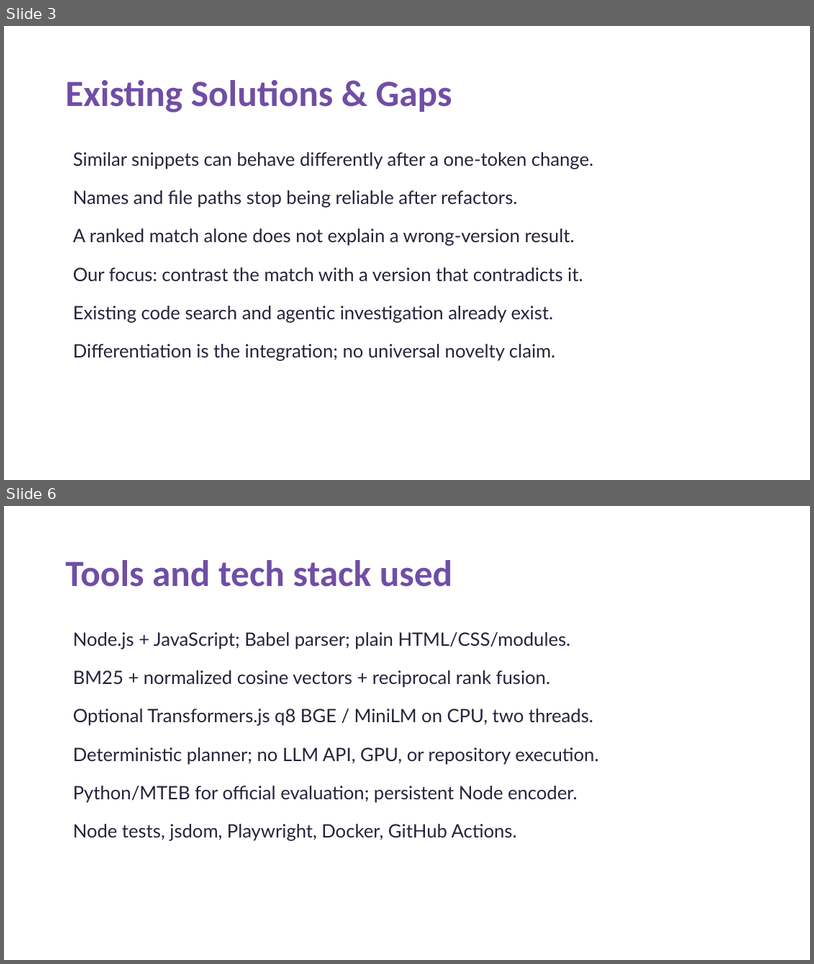
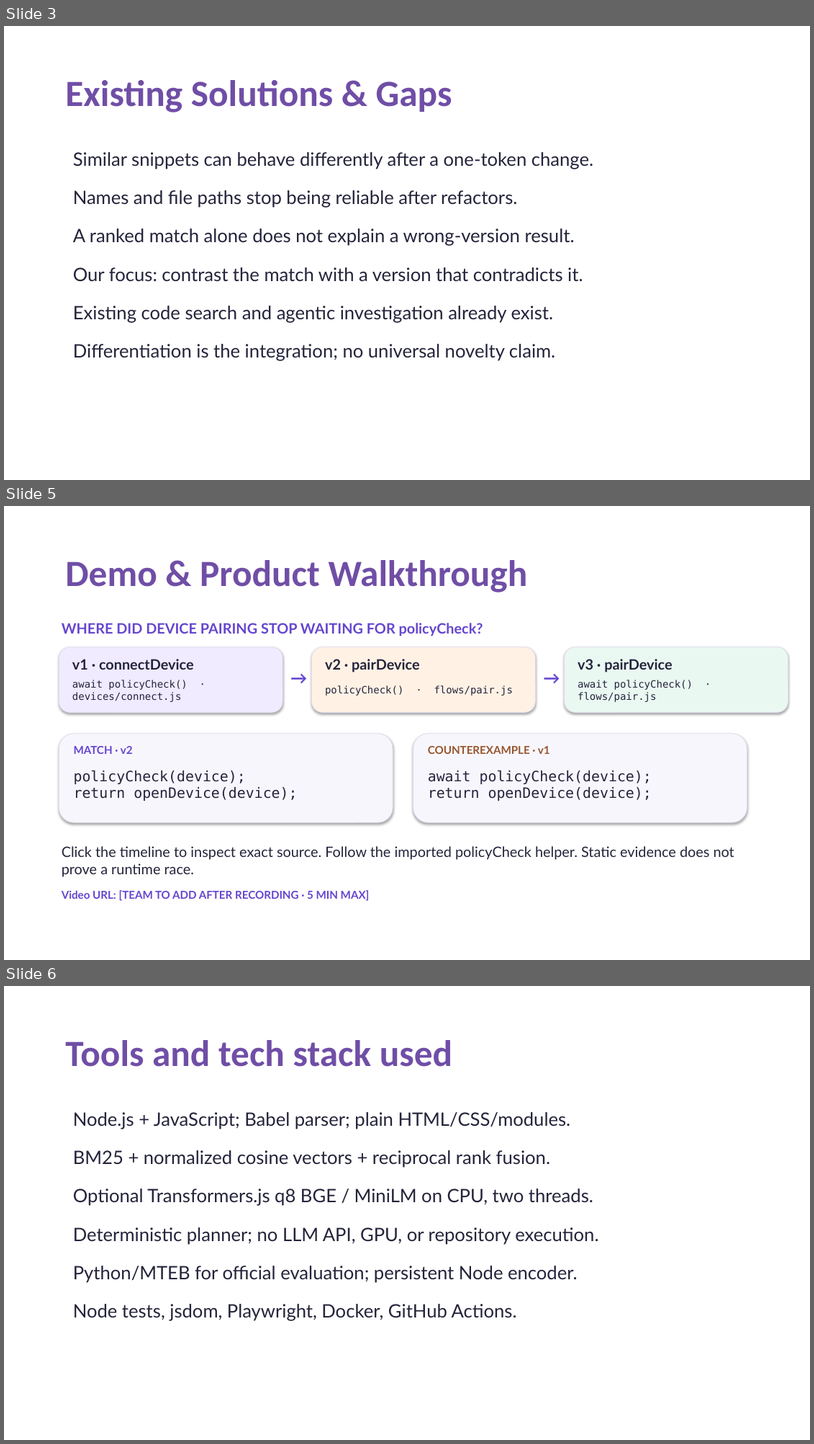
Before and after one commit to AdvayV/AgenticIntelligence, a slide deck: docs/CodeStrata-Submission-Draft.pptx. Shown one above the other, each under a label of ours: slides 3 and 6 before the commit, slides 3, 5 and 6 after it; the slides between them are not shown. The pictures are 814x964 and 814x1444 pixels, drawn with LibreOffice and Linux fonts; fonts in the diff are those of the drawing. Boxes give left, top, right and bottom in pixels: in the first picture for what was removed or moved away, otherwise in the second. Text is boxed around its words. In the diff, an @@ line names an element or a change of style, - is before the commit and + after.

Commit message:
Prepare VIT team submission and test code-trained CPU retrieval

```diff
--- a/docs/CodeStrata-Submission-Draft.pptx
+++ b/docs/CodeStrata-Submission-Draft.pptx
@@ slide 5 added at (x1=4, y1=506, x2=810, y2=960), background #FFFFFF @@
@@ title added at (x1=65, y1=560, x2=528, y2=592), 44 pt, text #704EA6, bold @@
+Demo & Product Walkthrough
@@ text added at (x1=62, y1=623, x2=484, y2=636), 17 pt, text #6546CF, bold @@
+WHERE DID DEVICE PAIRING STOP WAITING FOR policyCheck?
@@ rounded rectangle added at (x1=59, y1=647, x2=283, y2=713), fill #F0EBFF, outline #E2DDEF 0.75 pt @@
@@ rounded rectangle added at (x1=312, y1=647, x2=536, y2=713), fill #FFF2E5, outline #E2DDEF 0.75 pt @@
@@ rounded rectangle added at (x1=565, y1=647, x2=789, y2=713), fill #EAF8F2, outline #E2DDEF 0.75 pt @@
@@ text added at (x1=72, y1=659, x2=194, y2=669), 17 pt, text #24243B, bold @@
+v1 · connectDevice
@@ text added at (x1=288, y1=666, x2=308, y2=689), 20 pt, text #6546CF, bold @@
+→
@@ text added at (x1=325, y1=659, x2=420, y2=672), 17 pt, text #24243B, bold @@
+v2 · pairDevice
@@ text added at (x1=541, y1=666, x2=561, y2=689), 20 pt, text #6546CF, bold @@
+→
@@ text added at (x1=578, y1=659, x2=673, y2=672), 17 pt, text #24243B, bold @@
+v3 · pairDevice
@@ text added at (x1=72, y1=680, x2=187, y2=702), 12 pt, text #24243B @@
+await policyCheck() · devices/connect.js
@@ text added at (x1=325, y1=685, x2=513, y2=695), 12 pt, text #24243B @@
+policyCheck() · flows/pair.js
@@ text added at (x1=578, y1=680, x2=693, y2=702), 12 pt, text #24243B @@
+await policyCheck() · flows/pair.js
@@ rounded rectangle added at (x1=59, y1=734, x2=393, y2=822), fill #F8F6FD, outline #E2DDEF 0.75 pt @@
@@ rounded rectangle added at (x1=414, y1=734, x2=748, y2=822), fill #F8F6FD, outline #E2DDEF 0.75 pt @@
@@ text added at (x1=74, y1=746, x2=133, y2=754), 13 pt, text #6546CF, bold @@
+MATCH · v2
@@ text added at (x1=428, y1=746, x2=550, y2=754), 13 pt, text #96562E, bold @@
+COUNTEREXAMPLE · v1
@@ text added at (x1=74, y1=770, x2=297, y2=800), 17 pt, text #24243B @@
+policyCheck(device);
+return openDevice(device);
@@ text added at (x1=428, y1=770, x2=652, y2=800), 17 pt, text #24243B @@
+await policyCheck(device);
+return openDevice(device);
@@ text added at (x1=62, y1=846, x2=735, y2=877), 17 pt, text #24243B @@
+Click the timeline to inspect exact source. Follow the imported policyCheck helper. Static evidence does not prove a runtime race.
@@ text added at (x1=62, y1=890, x2=370, y2=901), 13 pt, text #6546CF, bold @@
+Video URL: [TEAM TO ADD AFTER RECORDING · 5 MIN MAX]
```
Also in this commit, not shown: 2 slides changed, 1 other slide added, 2 slides removed, 15 other files.
